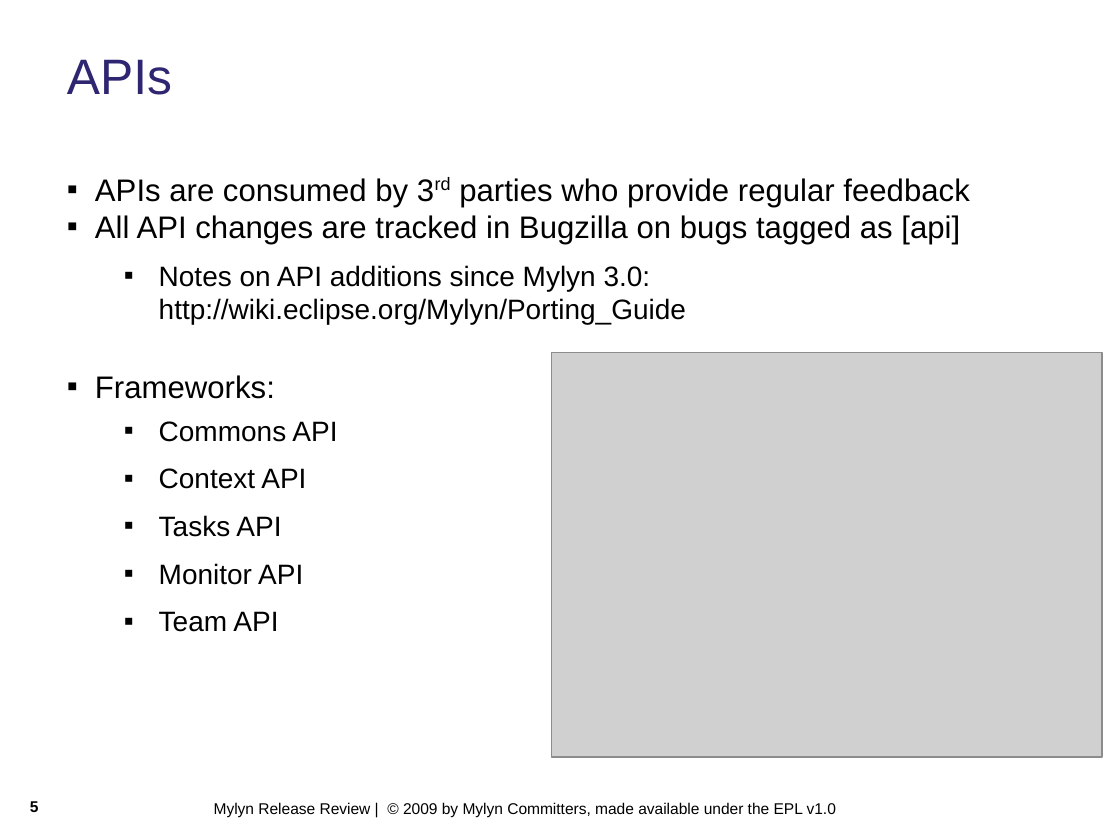
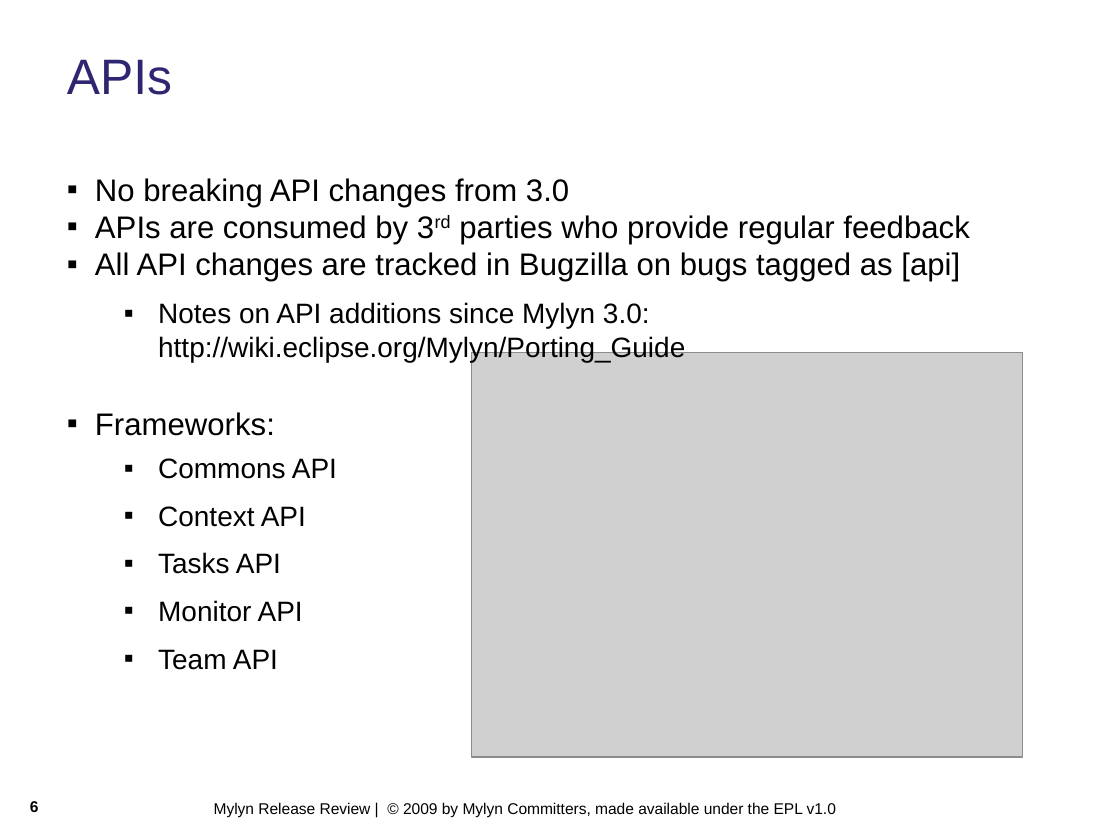
Before and after one commit to eclipse-mylyn/mylyn-website, a slide deck: slide 6 of publications/2009-03-mylyn-3.1-release-review.ppt (slide 5 before the commit). Drawn at 1120x840 pixels with LibreOffice and Linux fonts; fonts in the diff are those of the drawing; grey boxes stand for pictures; background and template pictures are left out. Boxes give left, top, right and bottom in pixels: in the first picture for what was removed or moved away, otherwise in the second. Text is boxed around its words. In the diff, an @@ line names an element or a change of style, - is before the commit and + after.

Commit message:
NEW - bug 263860: prepare Mylyn 3.1 release review https://bugs.eclipse.org/bugs/show_bug.cgi?id=263860

```diff
--- a/publications/2009-03-mylyn-3.1-release-review.ppt
+++ b/publications/2009-03-mylyn-3.1-release-review.ppt
@@ text at [95, 178, 569, 207]: paragraph added @@
+▪ No breaking API changes from 3.0
@@ text at [95, 215, 969, 670]: indent changed @@
@@ picture: place and size @@
-picture at [551, 353, 1102, 757]
+picture at [472, 353, 1023, 757]
@@ page number at [30, 801, 39, 812]: text changed @@
-5
+6
```
Also in this commit, not shown: 13 other slides changed, 3 slides added, 1 slide removed.
